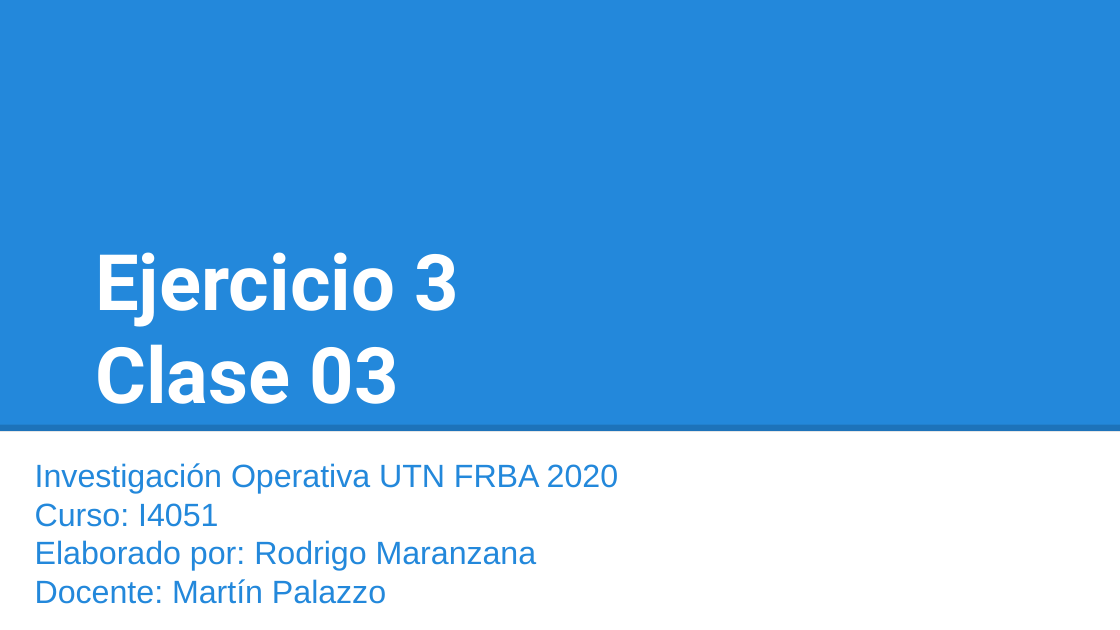
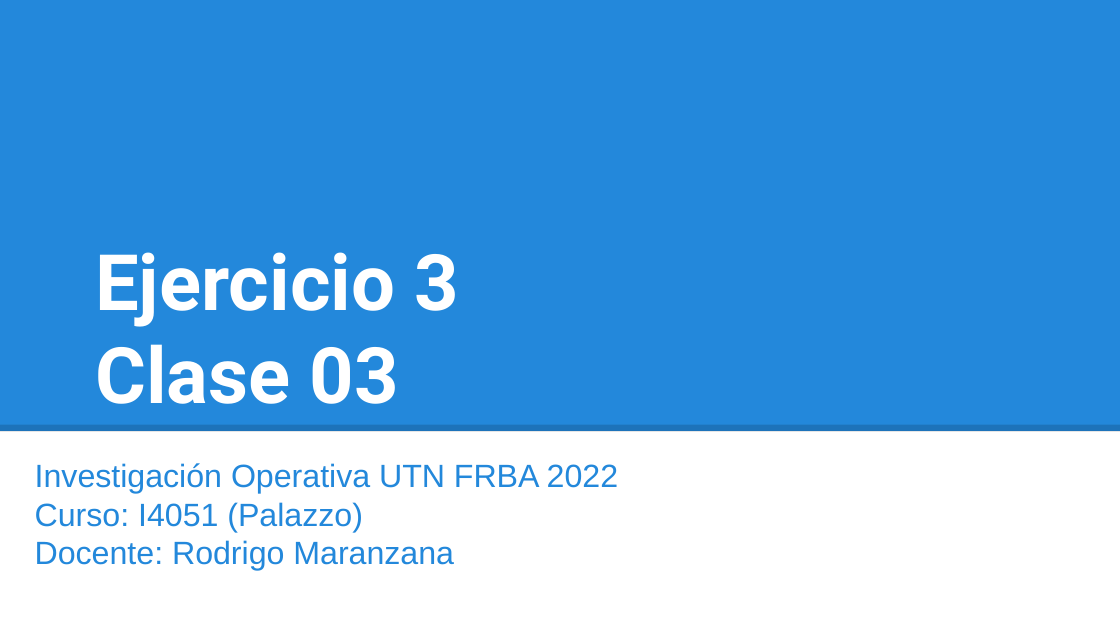
Before and after one commit to investigacion-operativa/pyOperativ, a slide deck: slide 1 of 04_markov/ejercicios/clase03_ejercicio_3/ejercicio_3.pptx. Drawn at 1120x630 pixels with LibreOffice and Linux fonts; fonts in the diff are those of the drawing. Boxes give left, top, right and bottom in pixels: in the first picture for what was removed or moved away, otherwise in the second. Text is boxed around its words. In the diff, an @@ line names an element or a change of style, - is before the commit and + after.

```diff
--- a/04_markov/ejercicios/clase03_ejercicio_3/ejercicio_3.pptx
+++ b/04_markov/ejercicios/clase03_ejercicio_3/ejercicio_3.pptx
@@ subtitle at box(35, 463, 618, 571): text changed @@
-Investigación Operativa UTN FRBA 2020
-Curso: I4051
-Elaborado por: Rodrigo Maranzana
-Docente: Martín Palazzo
+Investigación Operativa UTN FRBA 2022
+Curso: I4051 (Palazzo)
+Docente: Rodrigo Maranzana
```
Also in this commit, not shown: 1 other file.
